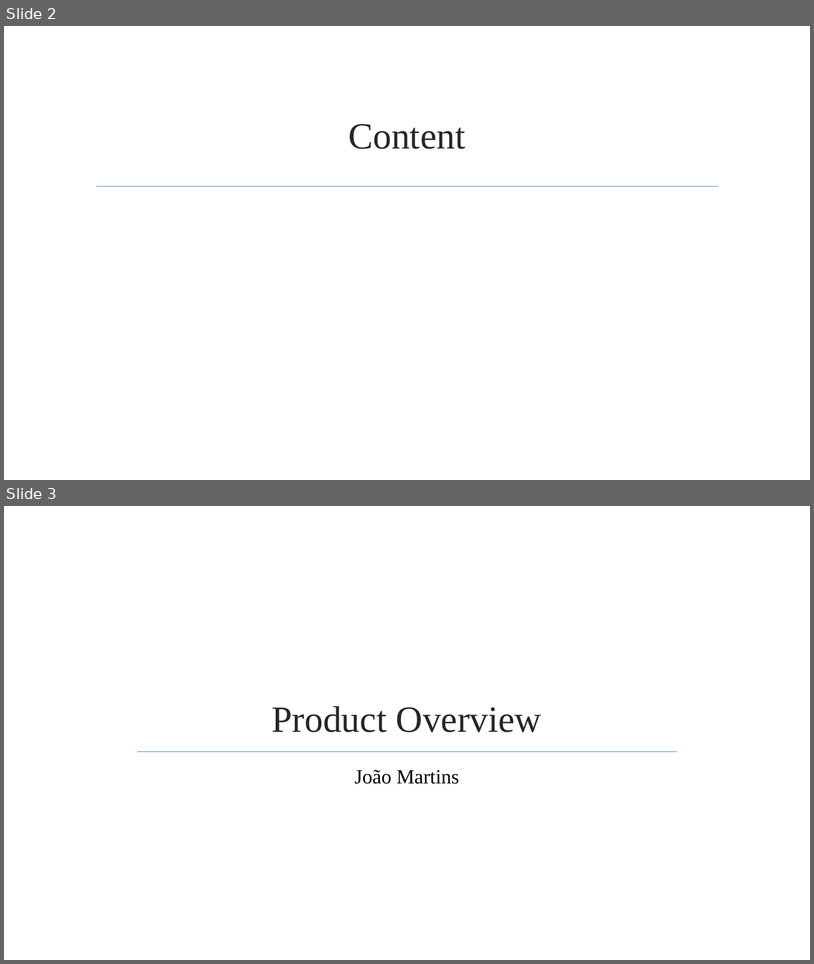
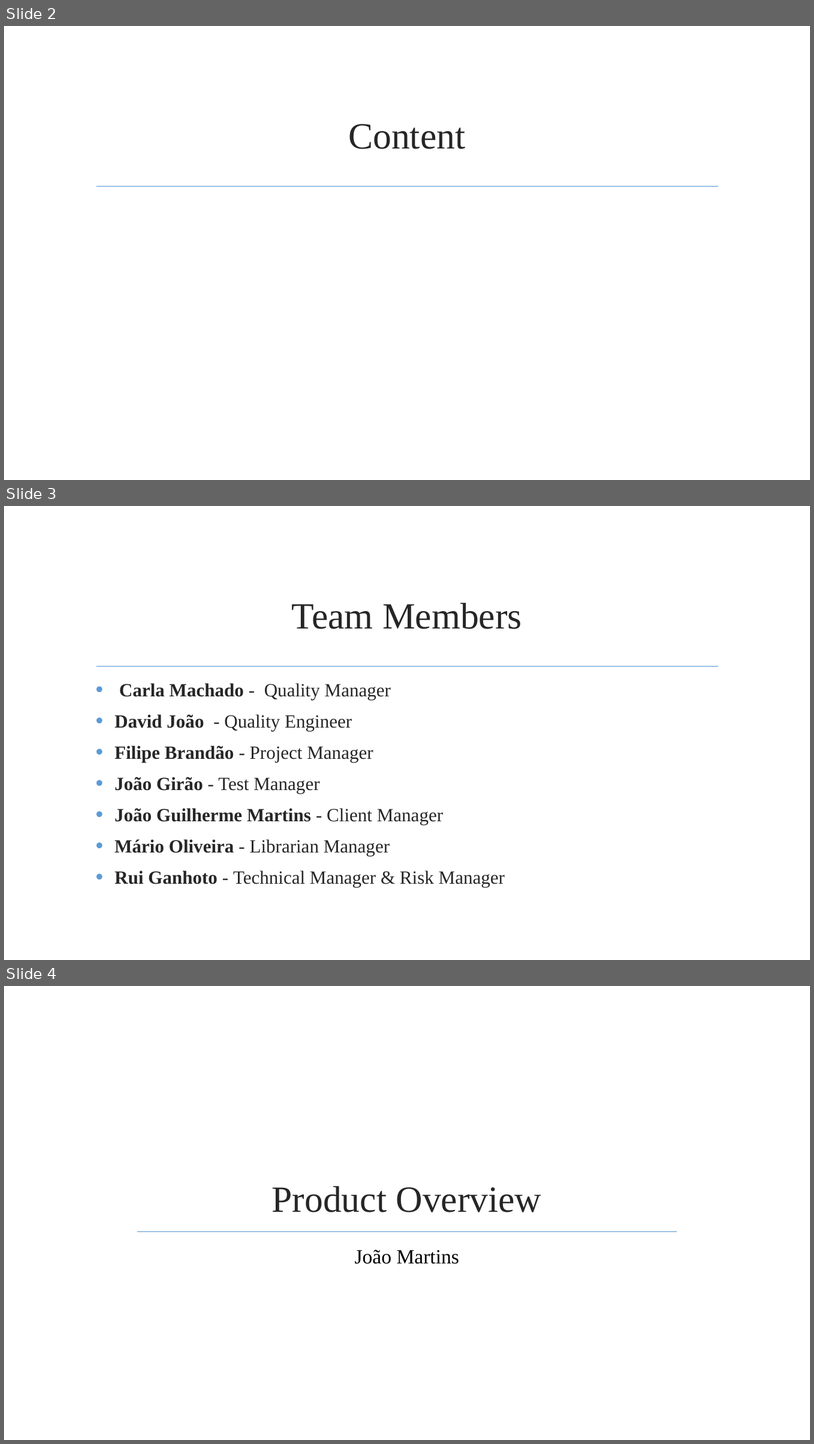
Before and after one commit to jmgirao/projetosoftware1213, a slide deck: Final Presentation/Presentation.pptx. Shown one above the other, each under a label of ours: slides 2 and 3 before the commit, slides 2, 3 and 4 after it. The pictures are 814x964 and 814x1444 pixels, drawn with LibreOffice and Linux fonts; fonts in the diff are those of the drawing; background and template pictures are left out. Boxes give left, top, right and bottom in pixels: in the first picture for what was removed or moved away, otherwise in the second. Text is boxed around its words. In the diff, an @@ line names an element or a change of style, - is before the commit and + after.

```diff
--- a/Final Presentation/Presentation.pptx
+++ b/Final Presentation/Presentation.pptx
@@ slide 3 added at (4,506,810,960), background picture (left out); not listed: 1 template element that a slide beside it also shows @@
@@ title added at (292,603,522,629), 44 pt, text #262626 @@
+Team Members
@@ text added at (114,683,505,887), 22.2 pt, text #262626 @@
+• Carla Machado - Quality Manager
+• David João - Quality Engineer
+• Filipe Brandão - Project Manager
+• João Girão - Test Manager
+• João Guilherme Martins - Client Manager
+• Mário Oliveira - Librarian Manager
+• Rui Ganhoto - Technical Manager & Risk Manager
@@ what was slide 3 is now slide 4 @@
```
Also in this commit, not shown: 19 other slides added.
